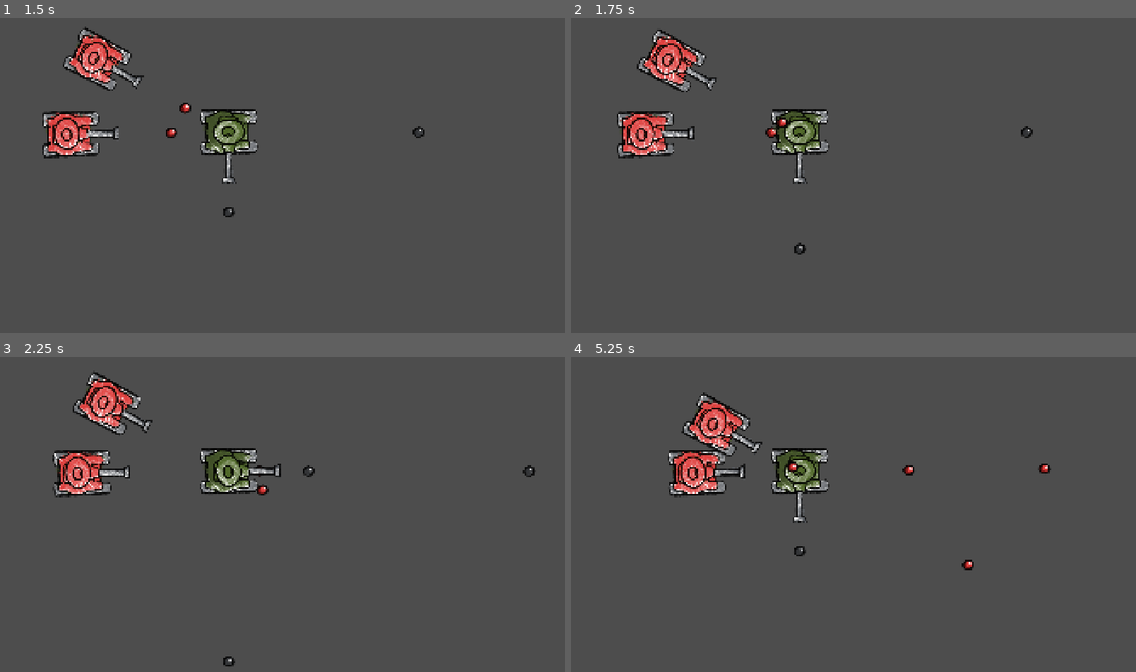
Above: before the commit, frames 1-4 (two rows, left to right).
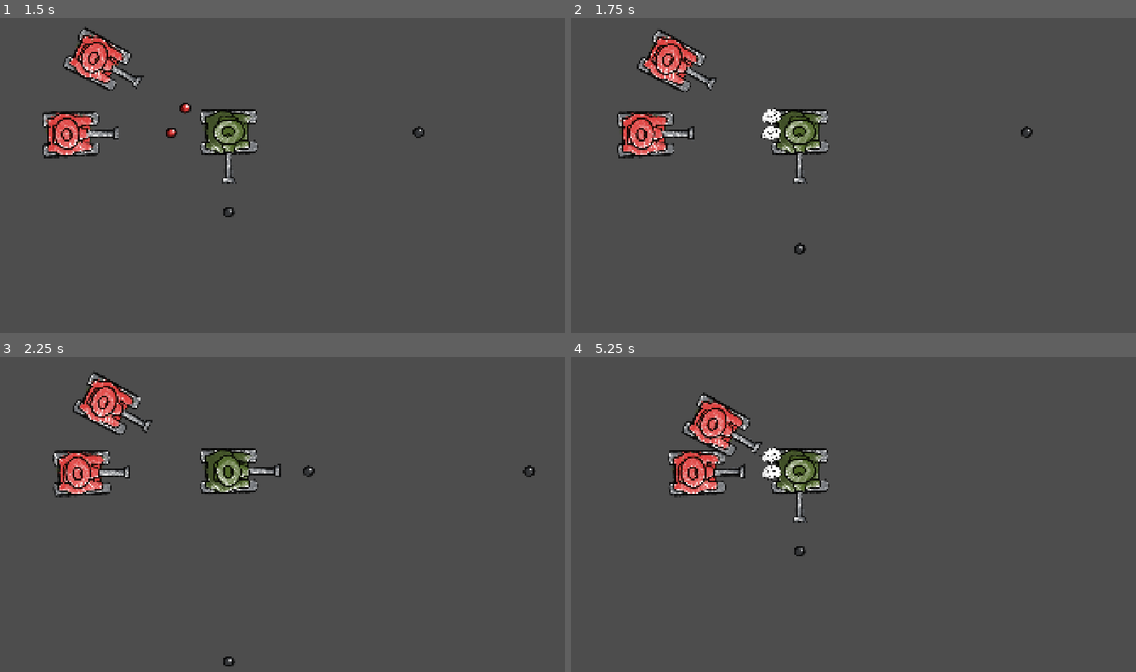
Above: after the commit, the same moments.

Repository: nuclearmayhem1/PapirStridsvogner
Game: Godot game, scene res://Scenes/bandittest.tscn
Same seed, same stepped clock (60 frames per second), same inputs: the game is played once before the commit and once after it. The project has no main scene, so this scene is started directly.
Inputs:
- Up to frame 1 (1.5 s): hold Right (shoot_right) 0.53-1.28 s; hold Down (shoot_down) from 1.28 s (still down)
- Up to frame 2 (1.75 s): keep holding Down (shoot_down)
- Up to frame 3 (2.25 s): release Down (shoot_down) at 2.03 s; hold Right (shoot_right) from 2.03 s (still down)
- Up to frame 4 (5.25 s): release Right (shoot_right) at 2.78 s; hold Up (shoot_up) 2.78-3.53 s; hold Left (shoot_left) 3.53-5.03 s; hold Down (shoot_down) from 5.03 s (still down)

Frame 1 is identical in both runs. In frame 2, 0.3% of the frame differs, in the area x 33-39%, y 28-40%; in frame 3, less than 0.1%; in frame 4, 0.5%, in the area x 33-85%, y 28-68%.

Commit message:
added poof vfx, bullet collision, bullets will now deal damage to player and bandit objects

Diff:
--- a/papir-stridsvogner/Scenes/banditt.tscn
+++ b/papir-stridsvogner/Scenes/banditt.tscn
@@ -8,7 +8,7 @@
 [sub_resource type="RectangleShape2D" id="RectangleShape2D_pjpqf"]
 size = Vector2(185, 135)
 
-[node name="Banditt" type="CharacterBody2D" unique_id=1097819703]
+[node name="Banditt" type="CharacterBody2D" unique_id=1097819703 groups=["hostile"]]
 motion_mode = 1
 slide_on_ceiling = false
 script = ExtResource("1_b457c")
--- a/papir-stridsvogner/Scenes/kanonkule.tscn
+++ b/papir-stridsvogner/Scenes/kanonkule.tscn
@@ -23,4 +23,5 @@
 one_shot = true
 autostart = true
 
+[connection signal="body_entered" from="CollisionShape2D" to="." method="_on_collision_shape_2d_body_entered"]
 [connection signal="timeout" from="Timer" to="." method="_on_timer_timeout"]
--- /dev/null
+++ b/papir-stridsvogner/Scenes/poof.tscn
@@ -0,0 +1,19 @@
+[gd_scene format=3 uid="uid://crlaw1vhwawar"]
+
+[ext_resource type="Script" uid="uid://cfb4nqk1hsmbd" path="res://Scripts/poof.gd" id="1_ogcmu"]
+[ext_resource type="Texture2D" uid="uid://by7baj2x0wego" path="res://Assets/PuffEffekt.png" id="2_f6psd"]
+
+[node name="Poof" type="Node2D" unique_id=612022755]
+z_index = 2
+script = ExtResource("1_ogcmu")
+
+[node name="Sprite2D" type="Sprite2D" parent="." unique_id=928335279]
+scale = Vector2(0.14, 0.14)
+texture = ExtResource("2_f6psd")
+
+[node name="Timer" type="Timer" parent="." unique_id=1760660166]
+wait_time = 0.4
+one_shot = true
+autostart = true
+
+[connection signal="timeout" from="Timer" to="." method="_on_timer_timeout"]
--- a/papir-stridsvogner/Scripts/banditt.gd
+++ b/papir-stridsvogner/Scripts/banditt.gd
@@ -2,6 +2,7 @@
 
 var spiller: Node2D
 var speed = 50
+var hp = 3
 
 func _ready():
 	var spiller_liste = get_tree().get_nodes_in_group("spiller")
@@ -20,3 +21,8 @@
 	velocity = direction * speed #retning + fart = hastighet
 	self.global_rotation = velocity.angle()
 	move_and_slide()
+
+func take_damage():
+	hp -= 1
+	if hp == 0:
+		queue_free()
--- a/papir-stridsvogner/Scripts/fiende_kanon.gd
+++ b/papir-stridsvogner/Scripts/fiende_kanon.gd
@@ -10,7 +10,7 @@
 	# Forbered en ny kanonkule
 	var kanonkule_instance = kanonkule.instantiate()
 	# Marker at kanonkulen tilhører fienden.
-	kanonkule_instance.add_to_group("Hostile")
+	kanonkule_instance.add_to_group("hostile")
 	# Flytt den til enden av kanonen
 	kanonkule_instance.transform.origin = self.global_transform.origin + (Vector2.from_angle(self.global_rotation - deg_to_rad(90)) * 180)
 	# Gi den fart i kanonen sin retning
--- a/papir-stridsvogner/Scripts/kanonball.gd
+++ b/papir-stridsvogner/Scripts/kanonball.gd
@@ -2,8 +2,10 @@
 
 var velocity = Vector2.ZERO
 
+var poof = preload("res://Scenes/poof.tscn")
+
 func _ready() -> void:
-	if self.is_in_group("Hostile"):
+	if self.is_in_group("hostile"):
 		$Sprite2D.texture = load("res://Assets/FiendeKannonkule.png")
 
 
@@ -12,3 +14,24 @@
 
 func _on_timer_timeout() -> void:
 	self.queue_free()
+
+
+func _on_collision_shape_2d_body_entered(body: Node2D) -> void:
+	if self.is_in_group("hostile") and body.is_in_group("spiller"):
+		body.take_damage()
+		self.queue_free()
+		spawn_poof()
+	else:
+		if !self.is_in_group("hostile") and body.is_in_group("hostile"):
+			body.take_damage()
+			self.queue_free()
+			spawn_poof()
+
+
+func take_damage():
+	self.queue_free()
+
+func spawn_poof():
+	var poof_instance = poof.instantiate()
+	poof_instance.transform.origin = self.transform.origin
+	add_sibling(poof_instance)
--- /dev/null
+++ b/papir-stridsvogner/Scripts/poof.gd
@@ -0,0 +1,6 @@
+extends Node2D
+
+
+
+func _on_timer_timeout() -> void:
+	self.queue_free()
--- a/papir-stridsvogner/Scripts/spiller.gd
+++ b/papir-stridsvogner/Scripts/spiller.gd
@@ -1,6 +1,8 @@
 extends CharacterBody2D
 
 const SPEED = 300.0
+
+signal player_damage
 
 func _physics_process(_delta: float) -> void:
 
@@ -21,3 +23,7 @@
 		self.global_rotation = velocity.angle()
 
 	move_and_slide()
+
+
+func take_damage():
+	emit_signal("player_damage")
--- a/papir-stridsvogner/project.godot
+++ b/papir-stridsvogner/project.godot
@@ -24,6 +24,7 @@
 [global_group]
 
 spiller=""
+hostile=""
 
 [input]
 
Not shown: 1 places in papir-stridsvogner/Scenes/bandittest.tscn that only renumber resources
Not shown, added: papir-stridsvogner/Scripts/poof.gd.uid
